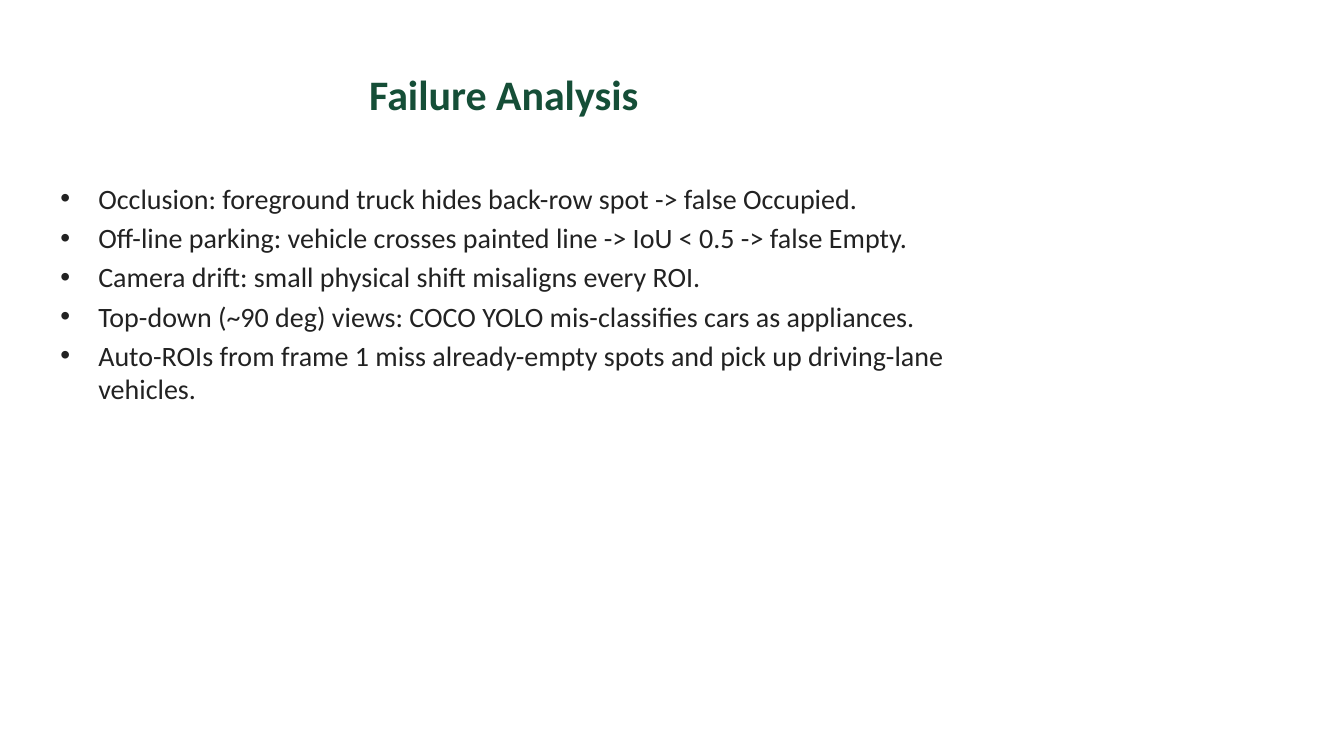
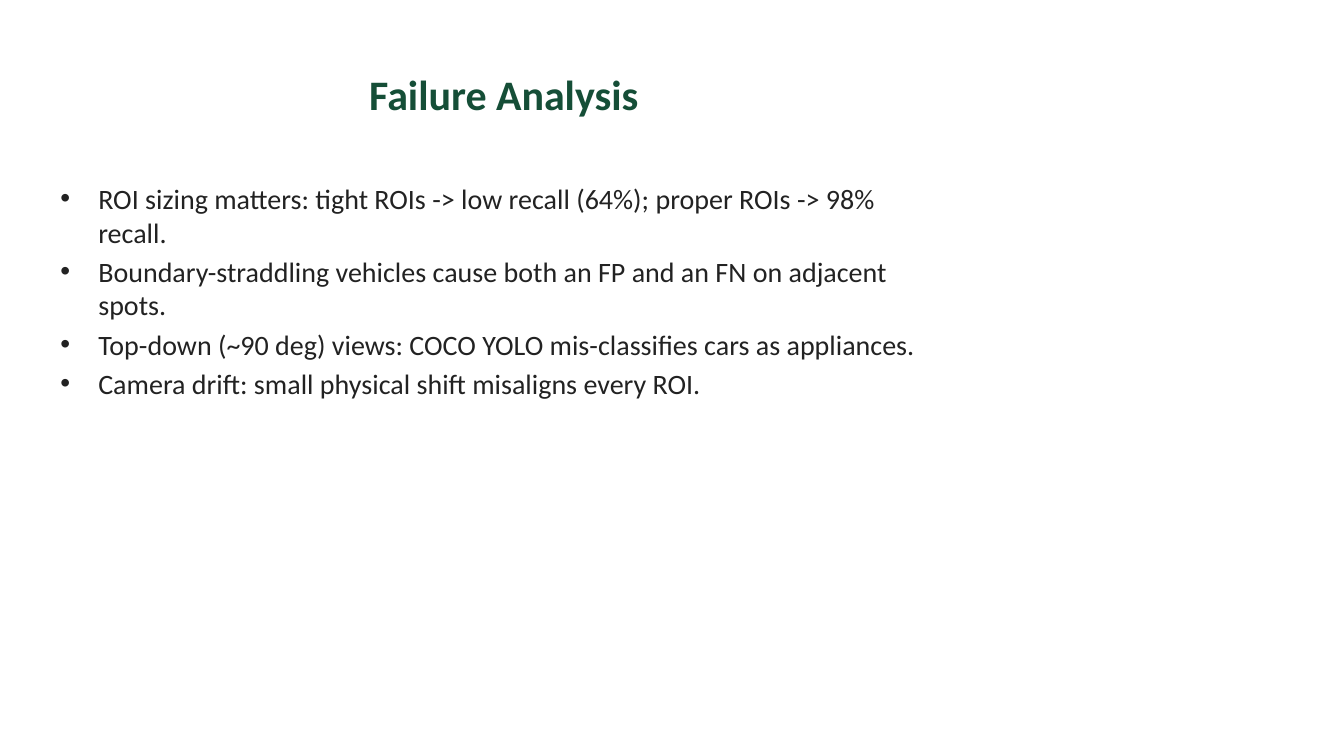
Before and after one commit to Eswar-deep/CV-assignment, a slide deck: slide 8 of presentation/slides.pptx. Drawn at 1344x756 pixels with LibreOffice and Linux fonts; fonts in the diff are those of the drawing. Boxes give left, top, right and bottom in pixels: in the first picture for what was removed or moved away, otherwise in the second. Text is boxed around its words. In the diff, an @@ line names an element or a change of style, - is before the commit and + after.

```diff
--- a/presentation/slides.pptx
+++ b/presentation/slides.pptx
@@ text at [98, 188, 915, 360]: text changed @@
-• Occlusion: foreground truck hides back-row spot -> false Occupied.
-• Off-line parking: vehicle crosses painted line -> IoU < 0.5 -> false Empty.
+• ROI sizing matters: tight ROIs -> low recall (64%); proper ROIs -> 98% recall.
+• Boundary-straddling vehicles cause both an FP and an FN on adjacent spots.
+• Top-down (~90 deg) views: COCO YOLO mis-classifies cars as appliances.
@@ text at [98, 306, 943, 399]: paragraphs removed @@
-• Top-down (~90 deg) views: COCO YOLO mis-classifies cars as appliances.
-• Auto-ROIs from frame 1 miss already-empty spots and pick up driving-lane vehicles.
```
Also in this commit, not shown: 2 other slides changed, 45 other files.
